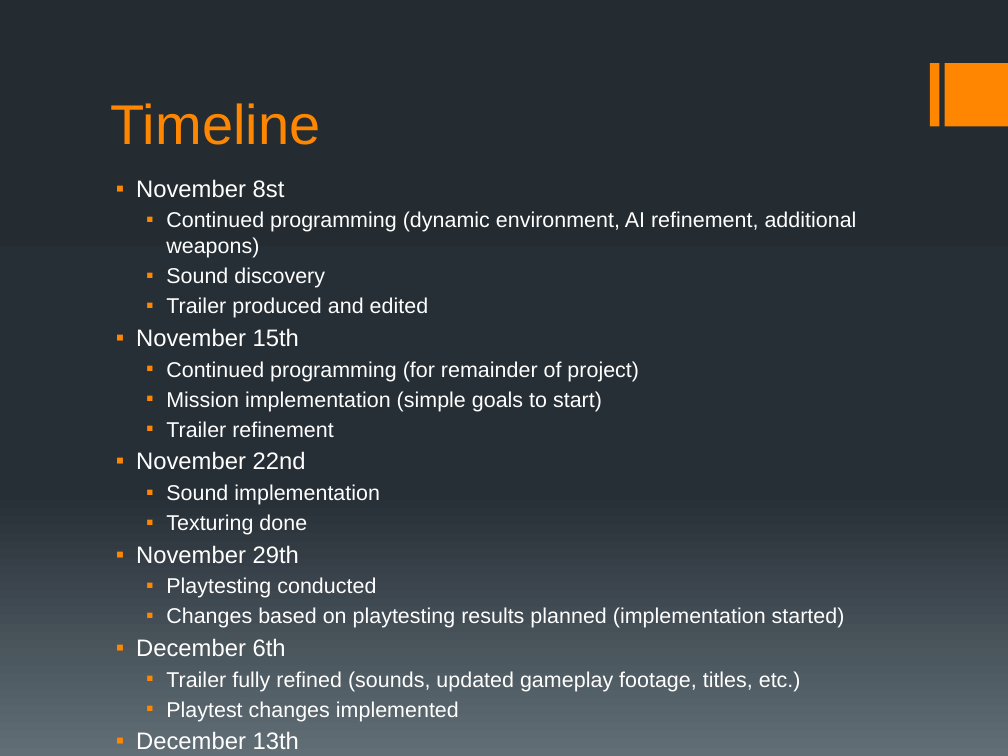
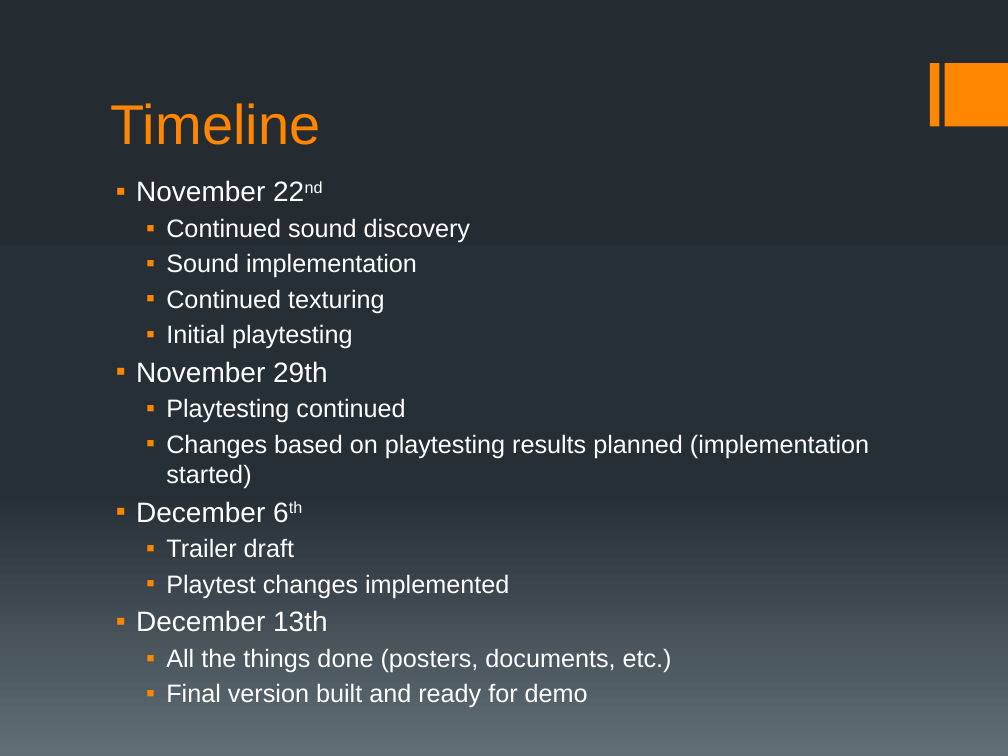
Before and after one commit to oates999/ExperimentalGame_VR, a slide deck: slide 5 of Presentations/FormalPresentation_11-1-2017.pptx (slide 7 before the commit). Drawn at 1008x756 pixels with LibreOffice and Linux fonts; fonts in the diff are those of the drawing. Boxes give left, top, right and bottom in pixels: in the first picture for what was removed or moved away, otherwise in the second. Text is boxed around its words. In the diff, an @@ line names an element or a change of style, - is before the commit and + after.

Commit message:
powerpoint updated

```diff
--- a/Presentations/FormalPresentation_11-1-2017.pptx
+++ b/Presentations/FormalPresentation_11-1-2017.pptx
@@ text at bbox=[136, 179, 857, 437]: paragraphs removed @@
-▪ November 8st
-  ▪ Continued programming (dynamic environment, AI refinement, additional weapons)
-  ▪ Sound discovery
-  ▪ Trailer produced and edited
-▪ November 15th
-  ▪ Continued programming (for remainder of project)
-  ▪ Mission implementation (simple goals to start)
-  ▪ Trailer refinement
@@ text at bbox=[136, 180, 869, 673]: size 17 to 20 pt in "November 22nd", "November 29th", "December 6th", "December 13th"; now superscript in "22nd", "6th"; size 15.3 to 18 pt in "Sound implementation", "Changes based on playtesting results planned (implementation ...", "Playtest changes implemented", "All the things done (posters, documents, etc.)" @@
@@ text at bbox=[166, 218, 470, 243]: paragraph added @@
+  ▪ Continued sound discovery
@@ text at bbox=[166, 289, 385, 349]: text changed; size 15.3 to 18 pt @@
-  ▪ Texturing done
+  ▪ Continued texturing
+  ▪ Initial playtesting
@@ text at bbox=[166, 398, 405, 423]: text changed; size 15.3 to 18 pt @@
-  ▪ Playtesting conducted
+  ▪ Playtesting continued
@@ text at bbox=[166, 538, 294, 558]: text changed; size 15.3 to 18 pt @@
-  ▪ Trailer fully refined (sounds, updated gameplay footage, titles, etc.)
+  ▪ Trailer draft
@@ text at bbox=[166, 684, 588, 707]: text changed; size 15.3 to 18 pt @@
-  ▪ Final version built and ready for demo (also project saved to USB drive)
+  ▪ Final version built and ready for demo
```
Also in this commit, not shown: 1 other slide changed, 1 slide added, 3 slides removed.
